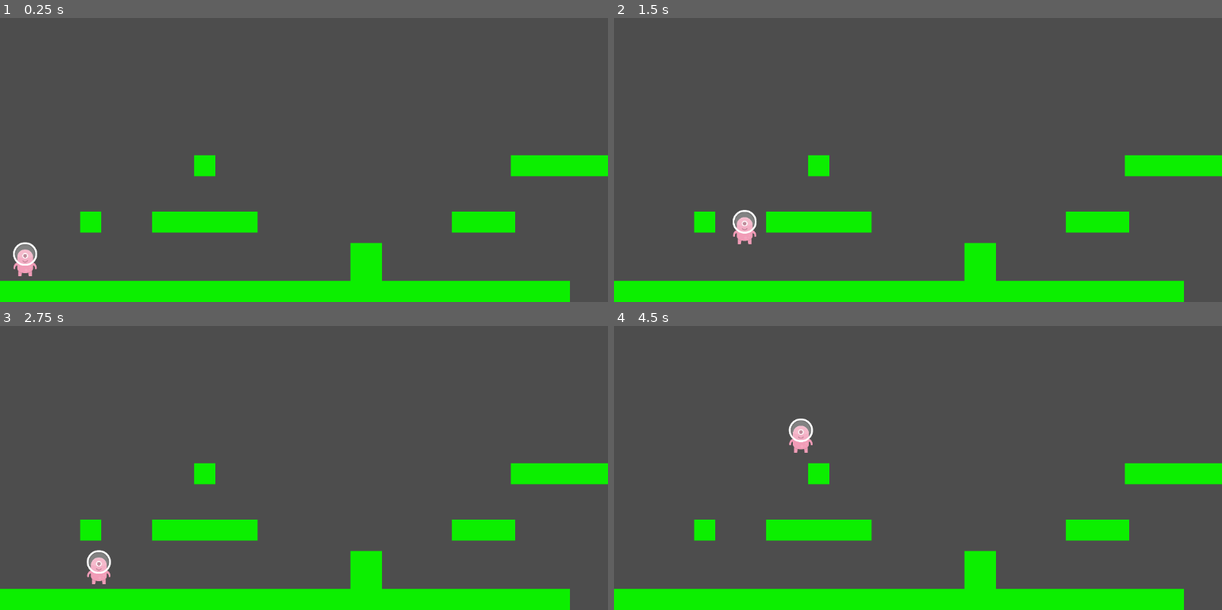
Above: before the commit, frames 1-4 (two rows, left to right).
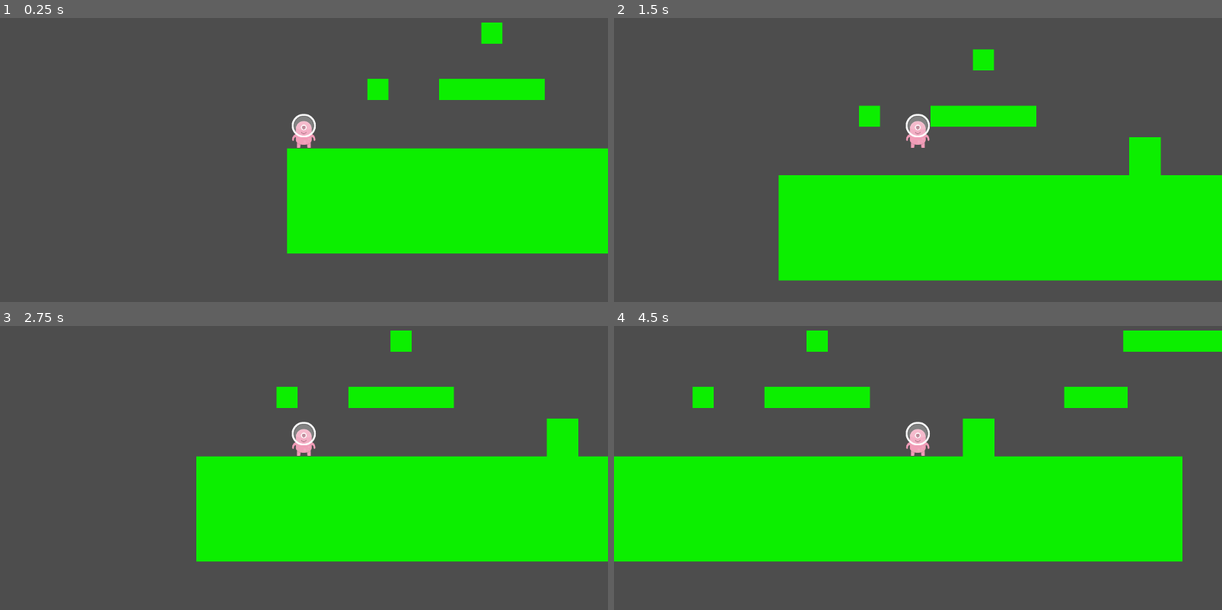
Above: after the commit, the same moments.

Repository: rcooper47/untitled-platformer
Game: Godot game, scene res://level.tscn
Two runs of this game, one before a commit and one after it. Both use one fixed random seed, a clock stepped at 60 frames per second and the inputs below. The project has no main scene, so this scene is started directly.
Inputs:
- Up to frame 1 (0.25 s): no input
- Up to frame 2 (1.5 s): tap Enter (ui_accept) at 0.5, 0.77 s; hold Right (ui_right) from 0.53 s (still down)
- Up to frame 3 (2.75 s): tap Enter (ui_accept) at 1.52 s; release Right (ui_right) at 2.03 s; hold Left (ui_left) from 2.03 s (still down)
- Up to frame 4 (4.5 s): release Left (ui_left) at 2.78 s; hold Right (ui_right) 2.78-4.28 s; tap Enter (ui_accept) at 3.02, 3.77 s; hold Left (ui_left) from 4.28 s (still down)

The runs differ from the first frame. In frame 1, 30% of the frame differs, in the area x 0-100%, y 1-100%; in frame 2, 36%; in frame 3, 34%; in frame 4, 45%.

Commit message:
Add player camera and resize collison

Diff:
--- a/level.tscn
+++ b/level.tscn
@@ -17069,7 +17069,8 @@
 [sub_resource type="TileSet" id="TileSet_3ea63"]
 sources/0 = SubResource("TileSetAtlasSource_va1rx")
 
-[sub_resource type="CircleShape2D" id="CircleShape2D_oa2kh"]
+[sub_resource type="RectangleShape2D" id="RectangleShape2D_iqk2w"]
+size = Vector2(12, 16)
 
 [node name="Node2D" type="Node2D"]
 
@@ -17221,15 +17222,17 @@
 position = Vector2(4360, 568)
 
 [node name="CharacterBody2D" type="CharacterBody2D" parent="."]
-position = Vector2(48, 560)
+position = Vector2(32, 576)
 scale = Vector2(2, 2)
 script = ExtResource("3_3bjr4")
 
 [node name="CollisionShape2D" type="CollisionShape2D" parent="CharacterBody2D"]
 scale = Vector2(2, 2)
-shape = SubResource("CircleShape2D_oa2kh")
+shape = SubResource("RectangleShape2D_iqk2w")
 
 [node name="Sprite2D" type="Sprite2D" parent="CharacterBody2D"]
 position = Vector2(-4.76837e-07, -12)
 scale = Vector2(0.21875, 0.214844)
 texture = ExtResource("3_oo8o6")
+
+[node name="Camera2D" type="Camera2D" parent="CharacterBody2D"]
